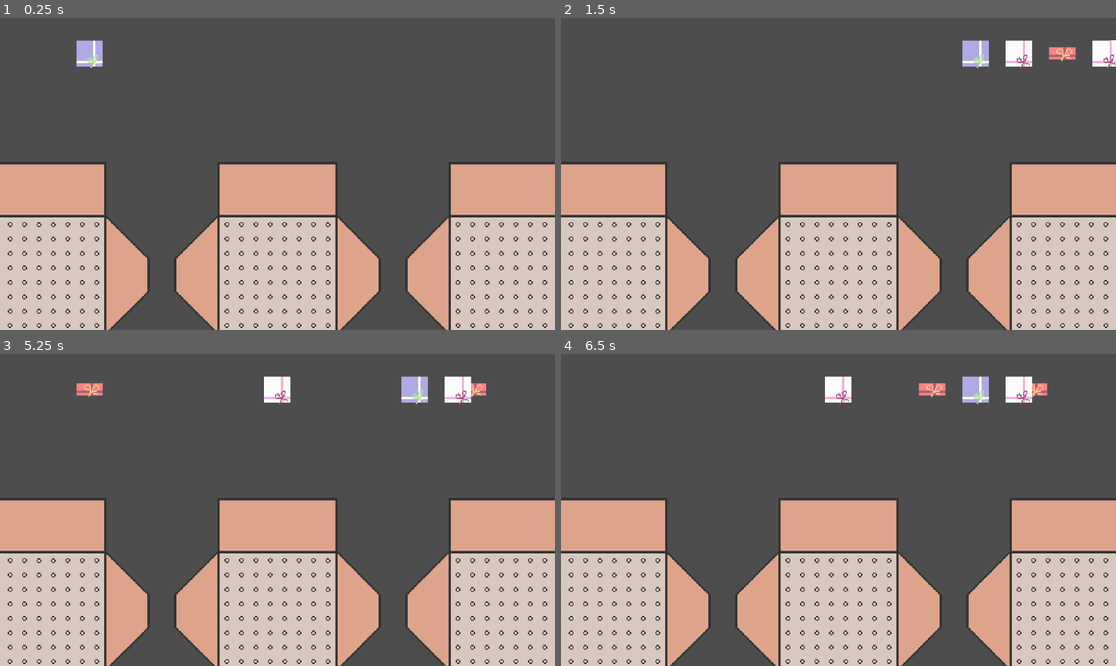
Above: before the commit, frames 1-4 (two rows, left to right).
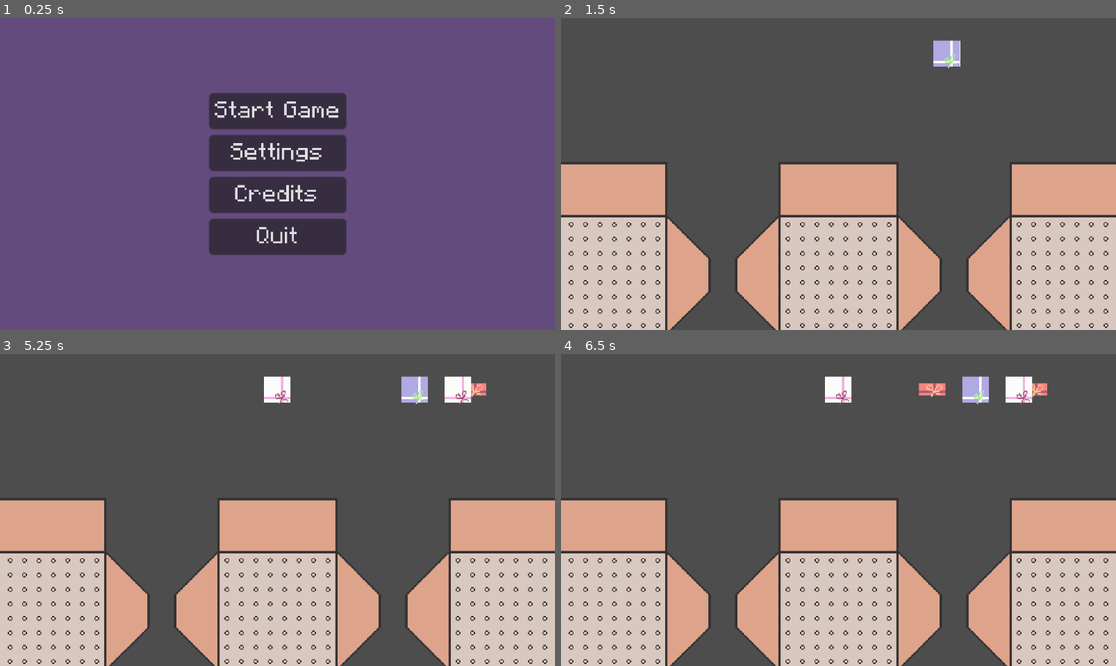
Above: after the commit, the same moments.

Repository: SuperDuperOrganisationsname/DevsThatJam9
Game: Godot game, scene res://scenes/menus/main_menu.tscn
Same seed, same stepped clock (60 frames per second), same inputs: the game is played once before the commit and once after it. Before the commit the project starts from res://scenes/main.tscn.
Inputs (mouse positions are in pixels of both pictures, inside the frame that each line leads up to):
- Up to frame 1 (0.25 s): no input
- Up to frame 2 (1.5 s): click (838, 111) at 0.5 s, where only the run after the commit has a clickable "Start Game"; move the mouse to (1082, 52) at 1.27 s; press the mouse at (1082, 52) at 1.28 s
- Up to frame 3 (5.25 s): move the mouse to (543, 388) at 2.02 s; release the mouse at (543, 388) at 2.03 s; click (543, 388) at 2.1 s; tap Enter at 2.75, 4.25 s; move the mouse to (499, 388) at 2.77 s; press the mouse at (499, 388) at 2.78 s; tap Space at 3.5, 5 s; move the mouse to (460, 388) at 3.52 s; release the mouse at (460, 388) at 3.53 s; click (460, 388) at 3.6 s; move the mouse to (416, 388) at 4.27 s; press the mouse at (416, 388) at 4.28 s; move the mouse to (111, 463) at 5.02 s; release the mouse at (111, 463) at 5.03 s; click (111, 463) at 5.1 s
- Up to frame 4 (6.5 s): move the mouse to (866, 388) at 5.77 s; press the mouse at (866, 388) at 5.78 s

The runs differ from the first frame. In frame 1, 99% of the frame differs, in the area x 0-100%, y 0-100%; in frame 2, 1.8%; in frame 3, 0.2%; in frame 4, nothing differs.

Commit message:
main menu start game button works + autoload main menu

Diff:
--- a/project.godot
+++ b/project.godot
@@ -11,7 +11,7 @@
 [application]
 
 config/name="DevsThatJam"
-run/main_scene="res://scenes/main.tscn"
+run/main_scene="res://scenes/menus/main_menu.tscn"
 config/features=PackedStringArray("4.3", "Forward Plus")
 config/icon="res://icon.svg"
 
--- a/scripts/globals.gd
+++ b/scripts/globals.gd
@@ -4,7 +4,7 @@
 const MAIN_MENU_SCENE = "res://scenes/menus/main_menu.tscn"
 const CREDITS_SCENE = "res://scenes/menus/credits_menu.tscn"
 const SETTINGS_SCENE = ""
-const MAIN_GAME_SCENE = ""
+const MAIN_GAME_SCENE = "res://scenes/main.tscn"
 
 const TILE_SIZE: Vector2i = Vector2i(12, 12)
 
